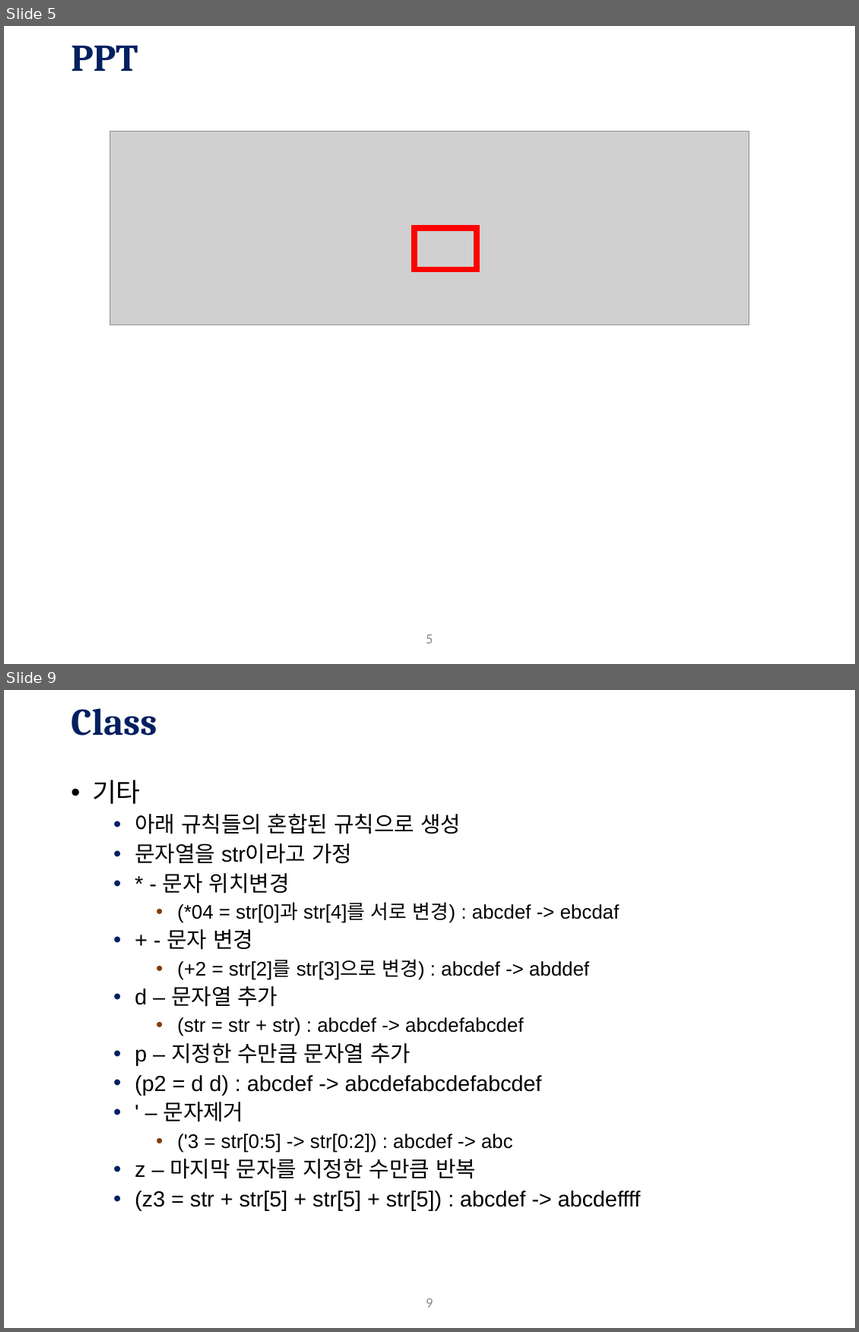
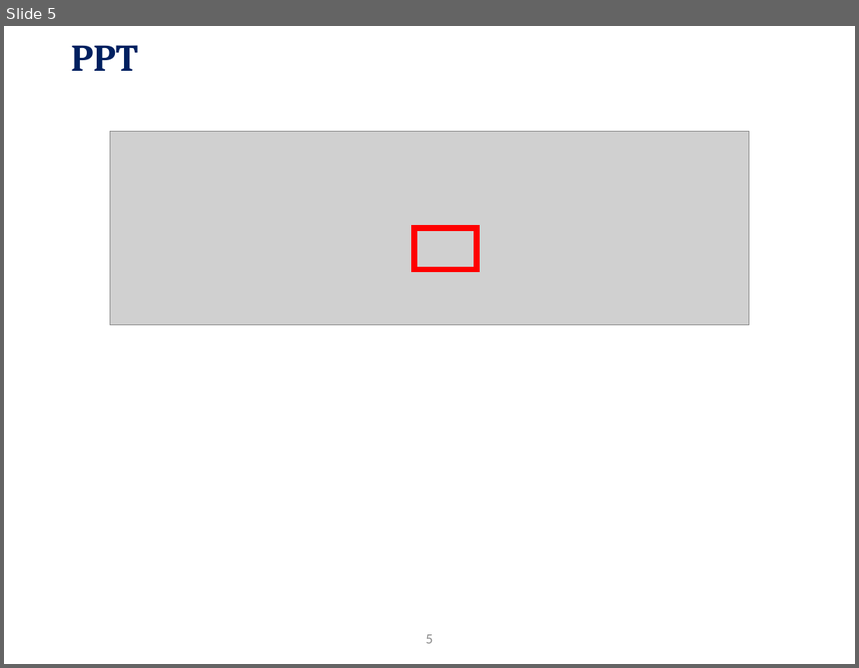
Before and after one commit to BbangDe/BbangDe.github.io, a slide deck: course_ppt/0. Orientation.pptx. Shown one above the other, each under a label of ours: slides 5 and 9 before the commit, slide 5 after it; the slides between them are not shown. The pictures are 859x1332 and 859x668 pixels, drawn with LibreOffice and Linux fonts; fonts in the diff are those of the drawing; grey boxes stand for pictures; background and template pictures are left out. Boxes give left, top, right and bottom in pixels: in the first picture for what was removed or moved away, otherwise in the second. Text is boxed around its words. In the diff, an @@ line names an element or a change of style, - is before the commit and + after.

```diff
--- a/course_ppt/0. Orientation.pptx
+++ b/course_ppt/0. Orientation.pptx
@@ slide 9 removed at bbox=[4, 690, 855, 1328], background #FFFFFF; not listed: 1 template element that a slide beside it also shows @@
@@ title removed at bbox=[71, 708, 157, 736] @@
-Class
@@ text removed at bbox=[92, 780, 641, 1211] @@
-• 기타
-  • 아래 규칙들의 혼합된 규칙으로 생성
-  • 문자열을 str이라고 가정
-  • * - 문자 위치변경
-    • (*04 = str[0]과 str[4]를 서로 변경) : abcdef -> ebcdaf
-  • + - 문자 변경
-    • (+2 = str[2]를 str[3]으로 변경) : abcdef -> abddef
-  • d – 문자열 추가
-    • (str = str + str) : abcdef -> abcdefabcdef
-  • p – 지정한 수만큼 문자열 추가
-  • (p2 = d d) : abcdef -> abcdefabcdefabcdef
-  • ' – 문자제거
-    • ('3 = str[0:5] -> str[0:2]) : abcdef -> abc
-  • z – 마지막 문자를 지정한 수만큼 반복
-  • (z3 = str + str[5] + str[5] + str[5]) : abcdef -> abcdeffff
```
Also in this commit, not shown: 1 slide changed, 3 slides added, 4 other slides removed.
